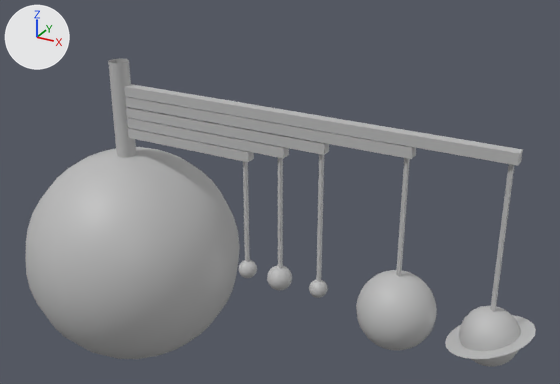
What one commit did to the FBX model CymaticExperienceVR/Assets/Models/kids room/solar system lamp.fbx.
Before and after are seen from a camera (50 mm lens) standing at (0.664, 1.323, 2.31) and looking at (-0.222, 2.935, 1.504). Lighting does not change. The marker at upper left points along +X, +Y and +Z. Where no turn or scale is listed for an object, it has been applied to the vertices. Vertices at the same position are counted once.

Script lines for the objects in view, before the commit:
```python
ob_earth1 = bpy.data.objects.new('earth1', me_mesh_001)
ob_earth1.location = (-0.671, 2.875, 1.644)
ob_jupiter = bpy.data.objects.new('jupiter', me_mesh_003)
ob_jupiter.location = (-0.671, 2.875, 1.703)
ob_mars1 = bpy.data.objects.new('mars1', me_mesh_002)
ob_mars1.location = (-0.671, 2.875, 1.673)
ob_saturn = bpy.data.objects.new('saturn', me_mesh_004)
ob_saturn.location = (-0.671, 2.875, 1.731)
ob_sun = bpy.data.objects.new('sun', me_mesh_005)
ob_sun.location = (-0.671, 2.875, 1.242)
ob_venus1 = bpy.data.objects.new('venus1', me_mesh)
ob_venus1.location = (-0.671, 2.875, 1.616)
```
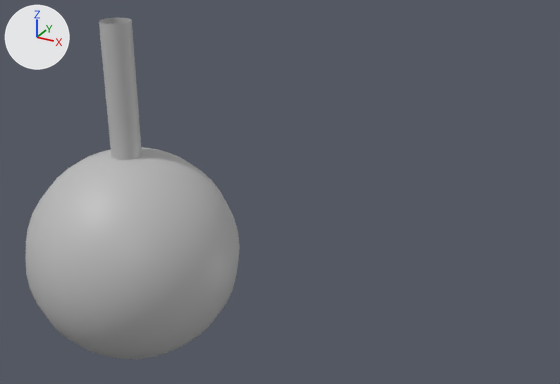
The newer file is also rescaled (x0.643), turned or shifted as a whole; pictures and numbers use the older file's frame.

Where the change shows, as pixel boxes (x1, y1, x2, y2) in the pictures (560 x 384 px; the box of a moved part takes in the faces that stretch with it):
'sun', reshaped (13% taller)
    before: (25, 58, 240, 359)
    after: (25, 18, 240, 359)
'saturn', deleted
    before: (124, 84, 536, 367)
'jupiter', deleted
    before: (125, 97, 437, 350)
'mars1', deleted
    before: (126, 107, 329, 298)
'earth1', deleted
    before: (127, 118, 292, 290)
'venus1', deleted
    before: (128, 128, 257, 278)
part 1 of me_mesh_005, moved or reshaped
    before: (108, 58, 136, 158)
    after: (99, 18, 142, 160)

What the commit changed:
me_mesh_005 has 422 vertices, 420 faces and spans x -0.306..0.306, y -0.306..0.306, z -0.306..0.565.
me_mesh_005 is used by ob_sun; location (-0.671, 2.875, 1.242).
me_mesh_005 part 1: the loose piece of 40 vertices spanning x -0.027..0.027, y -0.027..0.027, z 0.296..0.565 is scaled about its middle by 1.55, then moved by (0.0, 0.0, 0.03).
Object 'earth1' (ob_earth1) is deleted.
Object 'mars1' (ob_mars1) is deleted.
Object 'venus1' (ob_venus1) is deleted.
Object 'saturn' (ob_saturn) is deleted.
Object 'jupiter' (ob_jupiter) is deleted.
